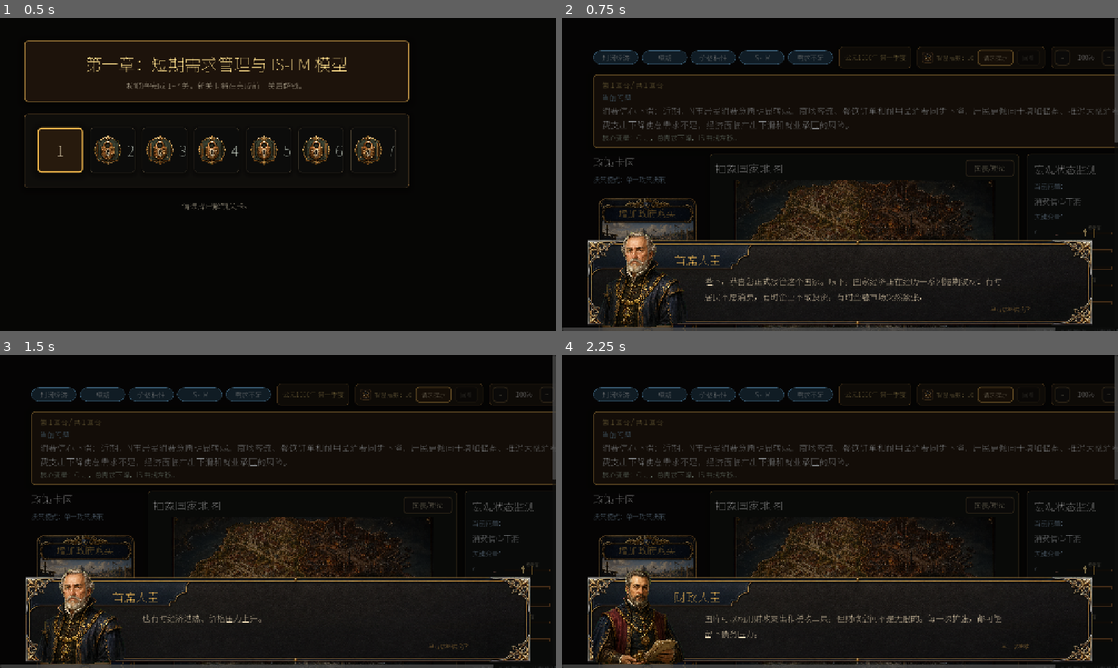
Above: before the commit, frames 1-4 (two rows, left to right).
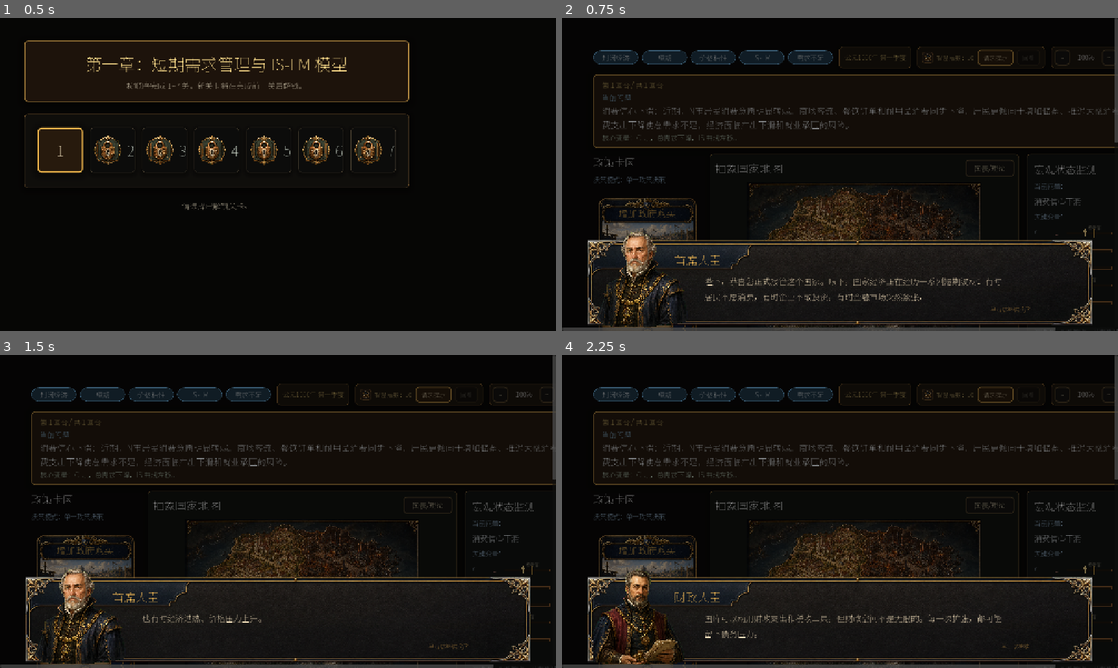
Above: after the commit, the same moments.

Repository: Austenzcy/macroecon
Game: Godot game, scene res://scenes/LevelSelect.tscn
Two runs of this game, one before a commit and one after it. Both use one fixed random seed, a clock stepped at 60 frames per second and the inputs below.
Inputs:
- Up to frame 1 (0.5 s): no input
- Up to frame 2 (0.75 s): click "1" at 0.5 s
- Up to frame 3 (1.5 s): click "请求提示" at 1.25 s
- Up to frame 4 (2.25 s): click "-" at 2 s

Frame 1 is identical in both runs. In frame 2, 2.6% of the frame differs, in the area x 31-78%, y 51-99%; in frame 3, 2.6%; in frame 4, 2.6%.

Commit message:
fix: preserve macro map edges at enlarged scale

Diff:
--- a/scenes/components/UnifiedMacroMap.tscn
+++ b/scenes/components/UnifiedMacroMap.tscn
@@ -3,7 +3,7 @@
 [ext_resource type="Script" path="res://scripts/ui/UnifiedMacroMap.gd" id="1_unified_macro_map"]
 
 [node name="UnifiedMacroMap" type="Control"]
-custom_minimum_size = Vector2(500, 360)
+custom_minimum_size = Vector2(540, 413)
 layout_mode = 3
 anchors_preset = 15
 anchor_right = 1.0
--- a/scripts/scenes/PolicyDesk.gd
+++ b/scripts/scenes/PolicyDesk.gd
@@ -478,7 +478,7 @@
 	var unified_map: Control = UnifiedMacroMapScene.instantiate() as Control
 	unified_map.name = "UnifiedMacroMap"
 	unified_map.size_flags_horizontal = Control.SIZE_EXPAND_FILL
-	unified_map.custom_minimum_size = Vector2(_dim(540), _dim(405))
+	unified_map.custom_minimum_size = Vector2(_dim(540), _dim(413))
 	if unified_map.has_method("set_ui_scale"):
 		unified_map.call("set_ui_scale", _ui_scale)
 	if unified_map.has_method("has_master_texture") and bool(unified_map.call("has_master_texture")):
--- a/scripts/ui/UnifiedMacroMap.gd
+++ b/scripts/ui/UnifiedMacroMap.gd
@@ -80,16 +80,28 @@
 	var available: Vector2 = size
 	if available.x <= 1.0 or available.y <= 1.0:
 		available = custom_minimum_size
+	var safe_inset: Vector2 = MacroMapArtSpec.MAP_EDGE_SAFE_INSET * _ui_scale
+	safe_inset.x = clampf(safe_inset.x, 0.0, maxf(0.0, available.x * 0.05))
+	safe_inset.y = clampf(safe_inset.y, 0.0, maxf(0.0, available.y * 0.05))
+	var safe_available: Vector2 = Vector2(
+		maxf(1.0, available.x - safe_inset.x * 2.0),
+		maxf(1.0, available.y - safe_inset.y * 2.0)
+	)
 	var aspect: float = MacroMapArtSpec.PREFERRED_ASPECT_RATIO
-	var width: float = available.x
+	var width: float = safe_available.x
 	var height: float = width / aspect
-	if height > available.y:
-		height = available.y
+	if height > safe_available.y:
+		height = safe_available.y
 		width = height * aspect
-	width *= MacroMapArtSpec.MAP_DRAW_SCALE
-	height *= MacroMapArtSpec.MAP_DRAW_SCALE
+	var requested_scale: float = maxf(1.0, MacroMapArtSpec.MAP_DRAW_SCALE)
+	var max_scale: float = minf(safe_available.x / width, safe_available.y / height)
+	var scale: float = minf(requested_scale, max_scale)
+	width *= scale
+	height *= scale
 	var pos: Vector2 = (available - Vector2(width, height)) * 0.5
-	return Rect2(pos, Vector2(width, height))
+	pos = Vector2(roundf(pos.x), roundf(pos.y))
+	var rect_size := Vector2(floorf(width), floorf(height))
+	return Rect2(pos, rect_size)
 
 
 func _draw_region_overlay(region_id: String) -> void:
--- a/scripts/ui/map/MacroMapArtSpec.gd
+++ b/scripts/ui/map/MacroMapArtSpec.gd
@@ -5,8 +5,9 @@
 
 const MASTER_MAP_TEXTURE: String = "res://assets/art/map/macro_map_master_v1.webp"
 const PREFERRED_ASPECT_RATIO: float = 4.0 / 3.0
-const MINIMUM_SIZE: Vector2 = Vector2(540.0, 405.0)
+const MINIMUM_SIZE: Vector2 = Vector2(540.0, 413.0)
 const MAP_DRAW_SCALE: float = 1.12
+const MAP_EDGE_SAFE_INSET: Vector2 = Vector2(0.0, 4.0)
 const MAP_CONTENT_RECT: Rect2 = Rect2(Vector2(0.035, 0.035), Vector2(0.930, 0.930))
 
 const NORMAL_TINT: Color = Color(0.08, 0.11, 0.12, 0.00)
Binary file changed: assets/fonts/NotoSansSC-Regular.ttf
Not shown, changed: progress.txt
Not shown, changed: docs/MacroMap_Art_v2.md
